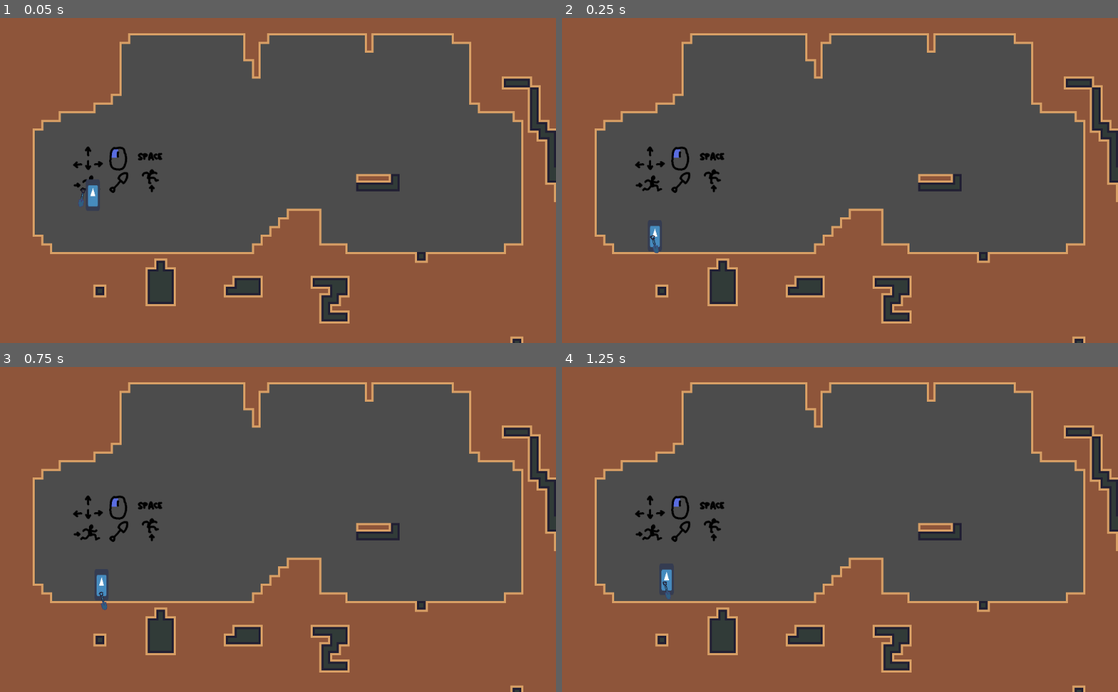
Above: before the commit, frames 1-4 (two rows, left to right).
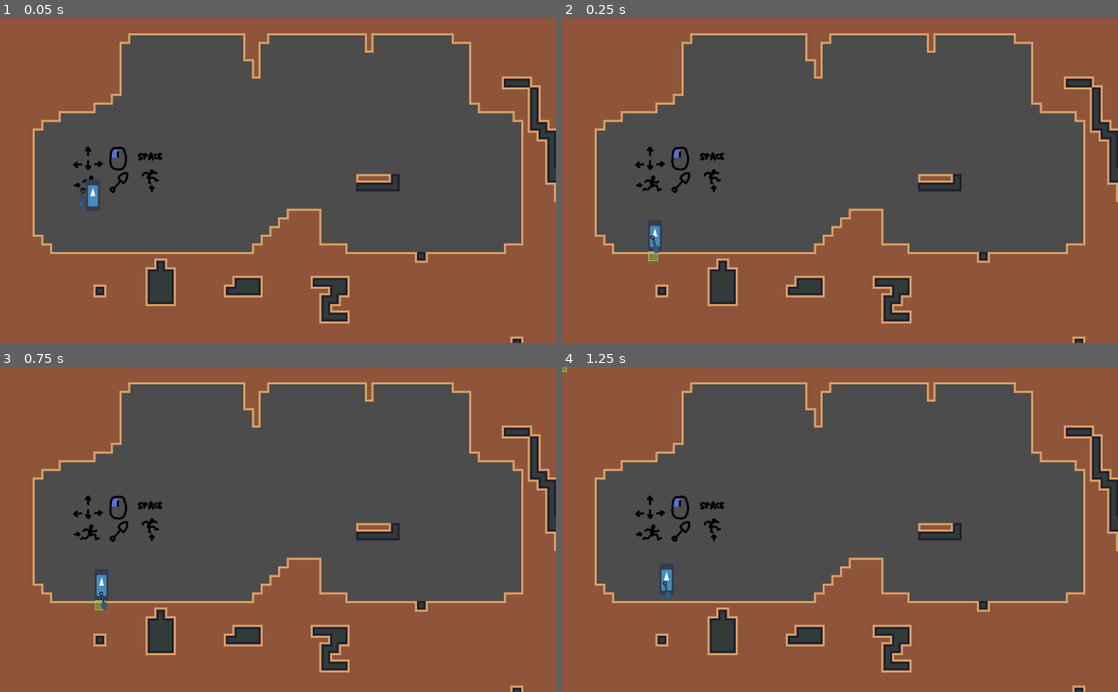
Above: after the commit, the same moments.

Repository: Eptwalabha/ld48
Game: Godot game, scene res://scenes/levels/LevelBase.tscn
Same seed, same stepped clock (60 frames per second), same inputs: the game is played once before the commit and once after it. The engine's default icon, where the game draws it, is replaced by a stand-in: a white triangle on a blue panel in a dark square.
Inputs (mouse positions are in pixels of both pictures, inside the frame that each line leads up to):
- Up to frame 1 (0.05 s): no input
- Up to frame 2 (0.25 s): no input
- Up to frame 3 (0.75 s): tap Enter at 0.5 s; move the mouse to (400, 513) at 0.52 s; hold Right (move_right) from 0.53 s (still down); hold E (action) from 0.53 s (still down)
- Up to frame 4 (1.25 s): keep holding Right (move_right); keep holding E (action); tap Space (move_jump) at 0.77, 0.8, 1.07 s

Frame 1 is identical in both runs. In frame 2, less than 0.1% of the frame differs, in the area x 15-18%, y 71-75%; in frame 3, less than 0.1%; in frame 4, less than 0.1%.

Commit message:
display next block when player's iddle

Diff:
--- a/scenes/Player.gd
+++ b/scenes/Player.gd
@@ -13,7 +13,10 @@
 var velocity: Vector2 = Vector2.ZERO
 const speed: float = 16.0 * 20.0
 var jump: float = 1015.0
-var is_jumping: bool = false
+
+var is_jump_pressed: bool = false
+var is_grounded: bool = false
+var is_walking: bool = false
 
 func _ready():
 	state_machine = anim_tree.get("parameters/playback")
@@ -28,6 +31,12 @@
 		return
 	state_machine.travel("dig")
 
+func is_moving() -> bool:
+	return is_walking or !is_grounded
+
+func get_tool() -> int:
+	return 0
+
 func _process(delta):
 	if Input.is_action_just_pressed("move_left"):
 		pivot_left(true)
@@ -36,8 +45,8 @@
 		pivot_left(false)
 		$Pivot.scale.x = 1
 
-	if is_jumping and Input.is_action_just_released("move_jump"):
-		is_jumping = false
+	if is_jump_pressed and Input.is_action_just_released("move_jump"):
+		is_jump_pressed = false
 
 func pivot_left(left: bool) -> void:
 	var s: float = -1.0 if left else 1.0
@@ -67,11 +76,15 @@
 
 	velocity = move_and_slide(velocity, Vector2.UP)
 
-	var grounded = is_realy_on_floor()
-	anim_tree["parameters/conditions/grounded"] = grounded
-	anim_tree["parameters/conditions/not_grounded"] = !grounded
-	anim_tree["parameters/conditions/moving"] = dir != 0.0
-	anim_tree["parameters/conditions/not_moving"] = dir == 0.0
+	is_grounded = is_realy_on_floor()
+	is_walking = dir != 0.0
+	update_anim_tree()
+
+func update_anim_tree() -> void:
+	anim_tree["parameters/conditions/grounded"] = is_grounded
+	anim_tree["parameters/conditions/not_grounded"] = !is_grounded
+	anim_tree["parameters/conditions/moving"] = is_walking
+	anim_tree["parameters/conditions/not_moving"] = !is_walking
 
 func is_realy_on_floor() -> bool:
 	return is_on_floor() or $FloorL.is_colliding() or $FloorM.is_colliding() or $FloorR.is_colliding()
--- a/scenes/Player.tscn
+++ b/scenes/Player.tscn
@@ -230,7 +230,7 @@
 [node name="Pivot" type="Node2D" parent="."]
 
 [node name="icon" type="Sprite" parent="Pivot"]
-position = Vector2( 0, -28 )
+position = Vector2( 0, -30 )
 scale = Vector2( 0.42, 0.9 )
 texture = ExtResource( 2 )
 
--- a/scenes/block/BlockSelector.gd
+++ b/scenes/block/BlockSelector.gd
@@ -9,7 +9,8 @@
 	INVALID
 }
 
-func update_cursor(position: Vector2, new_type: int) -> void:
+func update_cursor(cell_position: Vector2, new_type: int) -> void:
+	global_position = cell_position
 	type = new_type
 	match type:
 		TYPE.VALID:
--- a/scenes/levels/LevelBase.gd
+++ b/scenes/levels/LevelBase.gd
@@ -9,7 +9,6 @@
 func start_level() -> void:
 	$Player.global_position = $Start.global_position
 
-
 func _on_End_body_entered(body):
 	if body == $Player:
 		start_level()
@@ -20,6 +19,8 @@
 
 	if Input.is_action_pressed("action"):
 		$Player.dig()
+
+	update_block_selector()
 
 func throw_block(pos: Vector2, block_type: int) -> void:
 	var block = Block.instance()
@@ -52,9 +53,20 @@
 	$TileMap.set_cell(x, y, type)
 	$TileMap.update_bitmask_area(Vector2(x, y))
 
-#func update_block_selector(cell_index: Vector2, type: int = 0) -> void:
-#	var cell_pos = $TileMap.map_to_world(cell_index)
-#	cursor.update_cursor($TileMap.to_global(cell_pos), type)
+func update_block_selector() -> void:
+	if $Player.is_moving():
+		cursor.update_cursor(Vector2.ZERO, 0)
+		return
+
+	var p_position = $Player.global_position + Vector2(0.0, 8.0)
+	var p_tool = $Player.get_tool()
+	match get_next_available_block(p_position, get_global_mouse_position(), p_tool):
+		null:
+			cursor.update_cursor(Vector2.ZERO, 0)
+		var cell_index:
+			var cell_position = $TileMap.map_to_world(cell_index)
+			cursor.update_cursor($TileMap.to_global(cell_position) + Vector2(8.0, 8.0), 1)
+			cursor.cell_index = cell_index
 
 func _on_block_hit_something(body: Node, block) -> void:
 	solidify_block(block)
@@ -65,7 +77,8 @@
 
 func _on_Player_throw_dirt():
 	var p_position = $Player.global_position + Vector2(0.0, 8.0)
-	match get_next_available_block(p_position, get_global_mouse_position(), 0):
+	var p_tool = $Player.get_tool()
+	match get_next_available_block(p_position, get_global_mouse_position(), p_tool):
 		null: return
 		var cell_index:
 			var cell_id = $TileMap.get_cellv(cell_index)
Binary file changed: assets/images/block-selector.png
